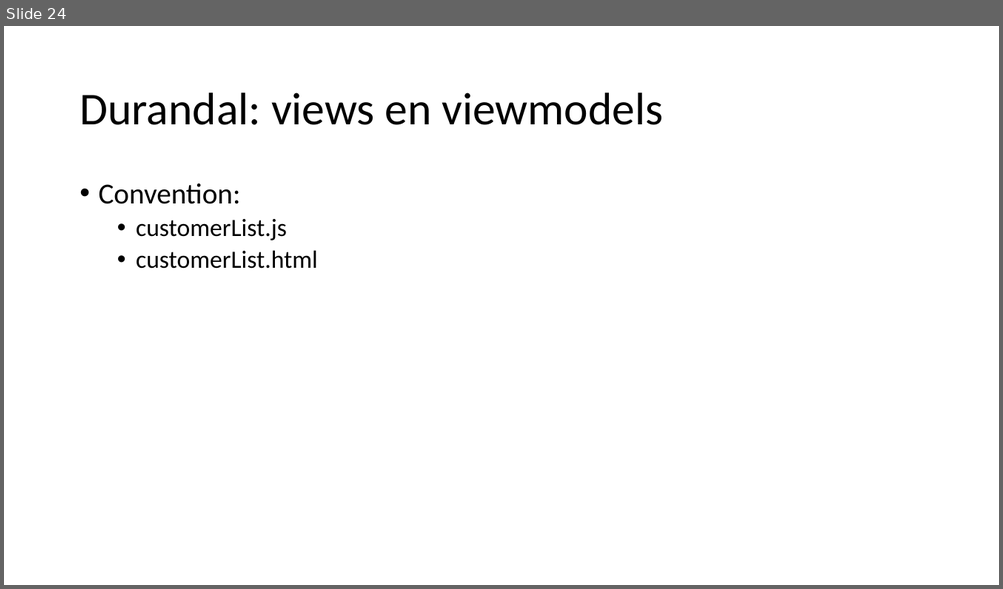
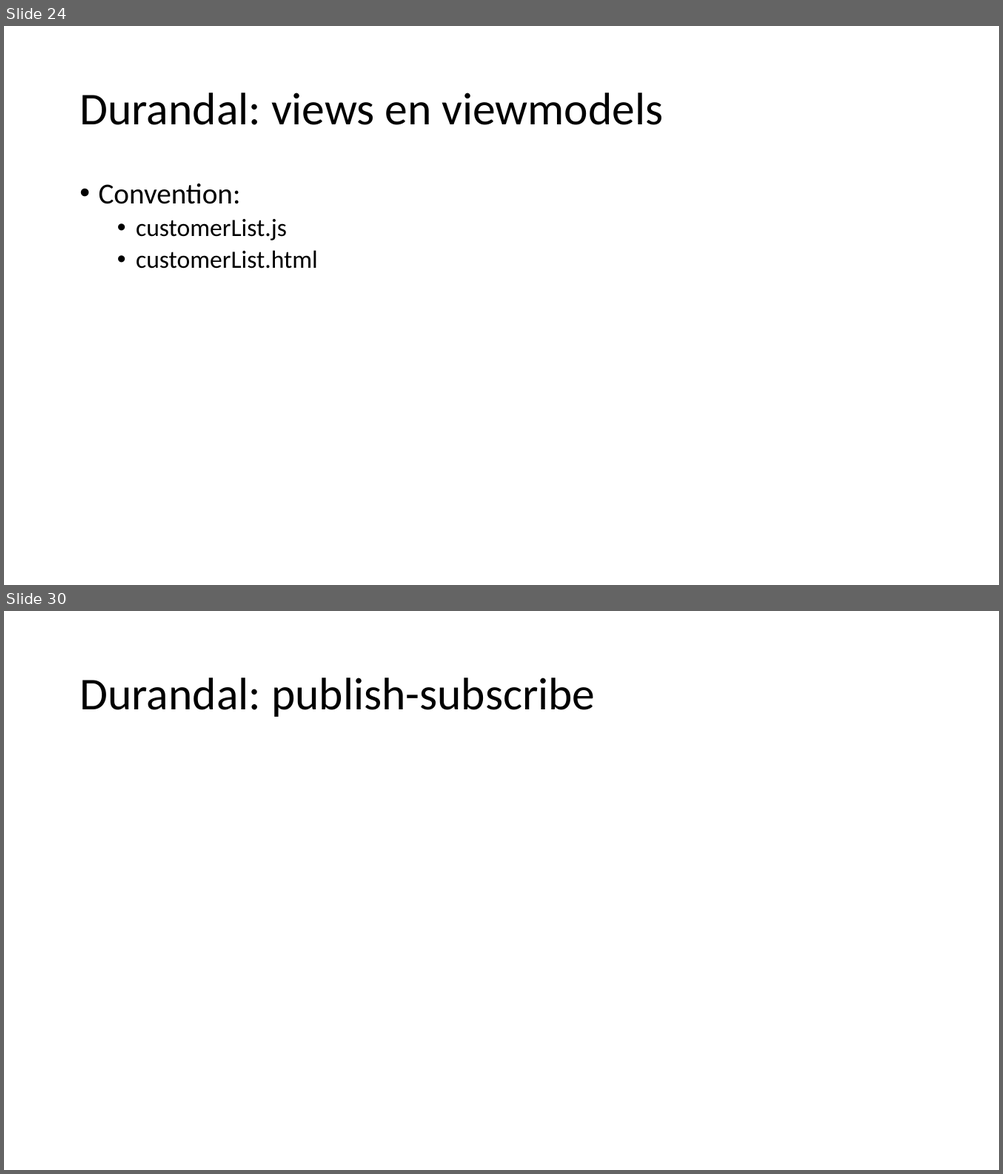
Before and after one commit to petermorlion/DurandalDemo, a slide deck: Durandal T4T.pptx. Shown one above the other, each under a label of ours: slide 24 before the commit, slides 24 and 30 after it; the slides between them are not shown. The pictures are 1003x589 and 1003x1174 pixels, drawn with LibreOffice and Linux fonts; fonts in the diff are those of the drawing. Boxes give left, top, right and bottom in pixels: in the first picture for what was removed or moved away, otherwise in the second. Text is boxed around its words. In the diff, an @@ line names an element or a change of style, - is before the commit and + after.

```diff
--- a/Durandal T4T.pptx
+++ b/Durandal T4T.pptx
@@ slide 30 added at [4,611,999,1170], background #FFFFFF @@
@@ title added at [79,678,595,717], 44 pt, text #000000 @@
+Durandal: publish-subscribe
```
Also in this commit, not shown: 1 slide changed, 4 other slides added.
